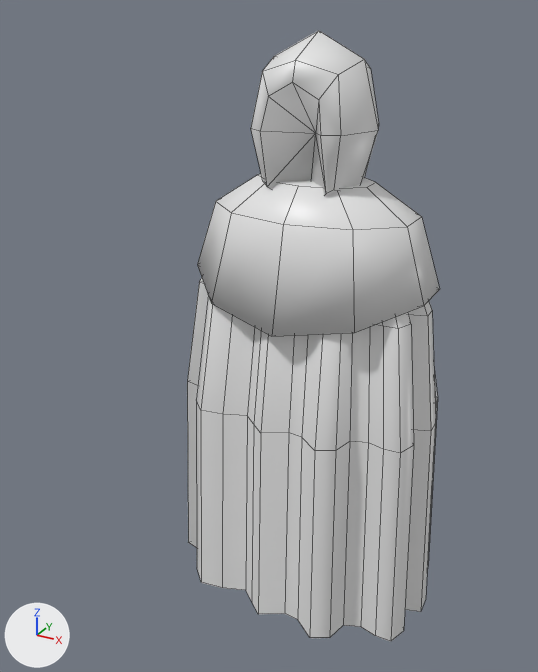
The FBX model Assets/Assets/Meshes/enemy01.fbx as it was, and as the next commit left it.
Both versions are drawn from a 50 mm camera at (0.922, -1.993, 1.087) aimed at (-0.091, -0.151, 0.166). Every picture has the same lights, and +X, +Y and +Z are marked at lower left. Mesh edges are drawn as thin lines. Where no turn or scale is listed for an object, it has been applied to the vertices.
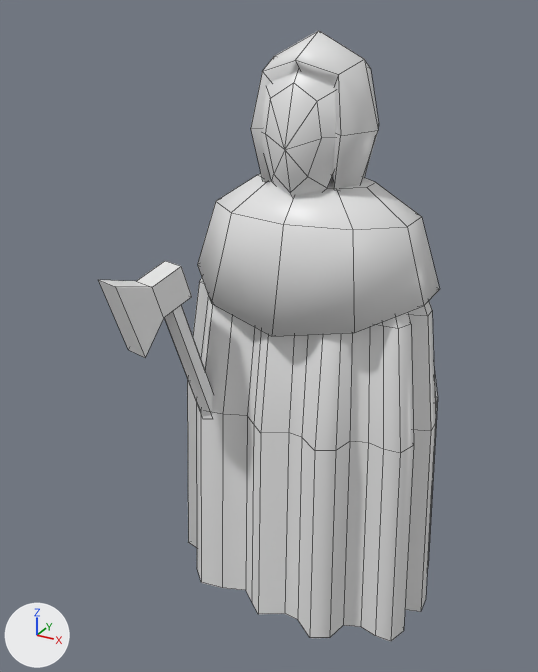
What differs and where, as boxes (x1, y1, x2, y2) in the pictures (538 x 672 px; the box of a moved part takes in the faces that stretch with it):
'NurbsPath', reshaped (35% wider): before (187, 30, 440, 641); after (98, 30, 440, 641)
part 1 of me_mesh, added: after (261, 69, 336, 197)
part 2 of me_mesh, moved or reshaped: before (251, 60, 341, 196); after (251, 60, 341, 187)
part 3 of me_mesh, added: after (98, 261, 212, 417)

The change, as a diff of the scene's bpy script:
```diff
--- a/Assets/Assets/Meshes/enemy01.fbx.py
+++ b/Assets/Assets/Meshes/enemy01.fbx.py
@@ mat_material_003 @@
+mat_material_003 = principled_material('Material.003')
+mat_material_003.base_color = (0.8, 0.8, 0.8)  # white #e7e7e7
+mat_material_003.roughness = 0.4
@@ me_mesh @@
 # used by ob_nurbspath; location = (0.0, 0.0, 0.0)
 # verts and faces of me_mesh; kept vertices keep their numbers, new ones are numbered from 241
 # before: 186 (-0.09, -0.15, 0.87) at pixel (268, 96), 191 (0.06, -0.15, 0.87) at pixel (318, 99), 194 (0.07, -0.13, 0.62) at pixel (326, 193), 195 (-0.11, -0.13, 0.62) at pixel (267, 186), 196 (-0.02, -0.04, 0.55)
 # before: 197 (-0.11, -0.17, 0.78) at pixel (260, 130), 198 (0.07, -0.17, 0.78) at pixel (320, 135), 199 (-0.02, -0.16, 0.91) at pixel (292, 82)
-me_mesh.from_pydata(...)  # 241 vertices, 191 faces; spans x -0.48..0.43, y -0.31..0.28, z -0.81..1.03
+me_mesh.from_pydata(...)  # 282 vertices, 225 faces; spans x -0.48..0.43, y -0.56..0.28, z -0.81..1.03
+# me_mesh part 1: a new loose piece of 17 vertices spanning x -0.16..0.12, y -0.19..-0.09, z 0.55..0.97, in mat_material_003 (white #e7e7e7)
+# me_mesh part 2
+for i in [186, 191, 196, 197, 198]: verts[i] += (0.0, 0.07, 0.0)
+for i in [194, 195, 199]: verts[i] += (0.0, 0.08, 0.0)
+# me_mesh part 3
+# 24 vertices are added at x -0.41..-0.24, y -0.56..-0.18, z -0.14..0.42
+# 18 new faces join them, mat_material_001 (white #e7e7e7)
 me_mesh.materials.append(mat_material_001)
+me_mesh.materials.append(mat_material_003)  # white #e7e7e7
```
